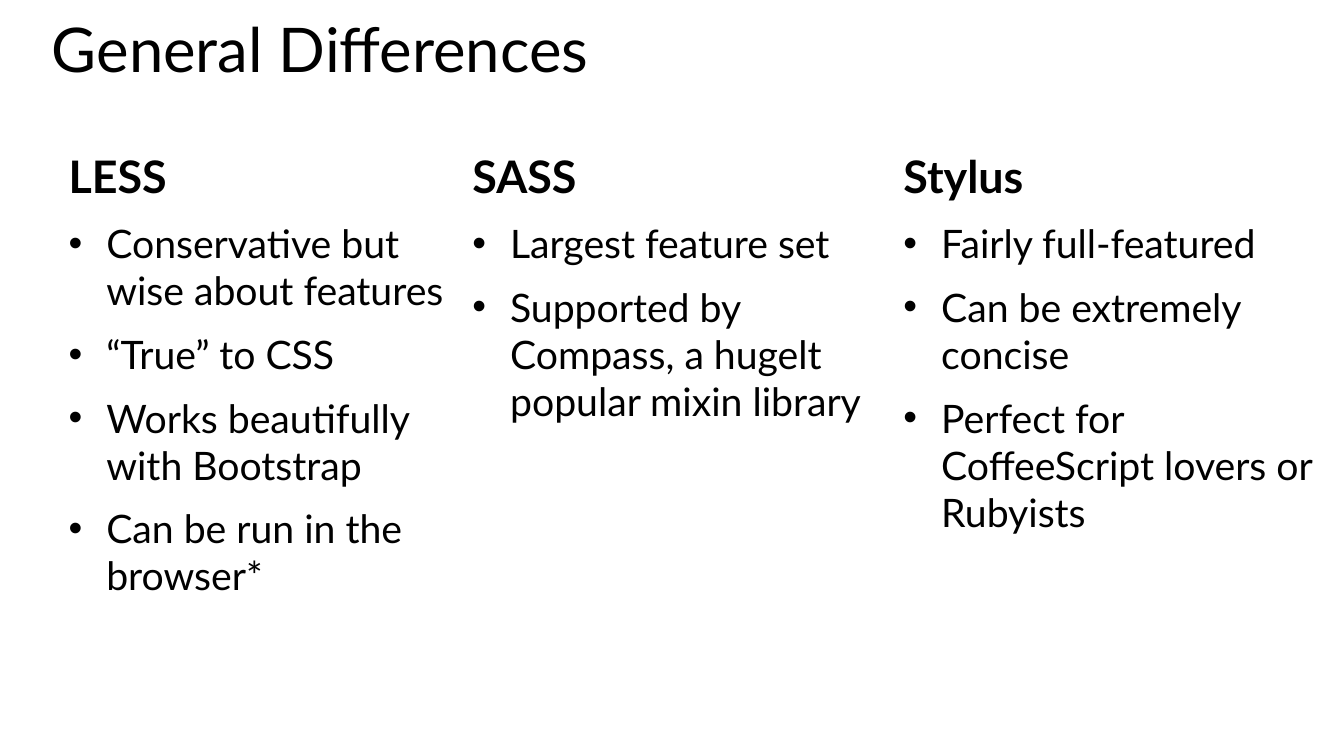
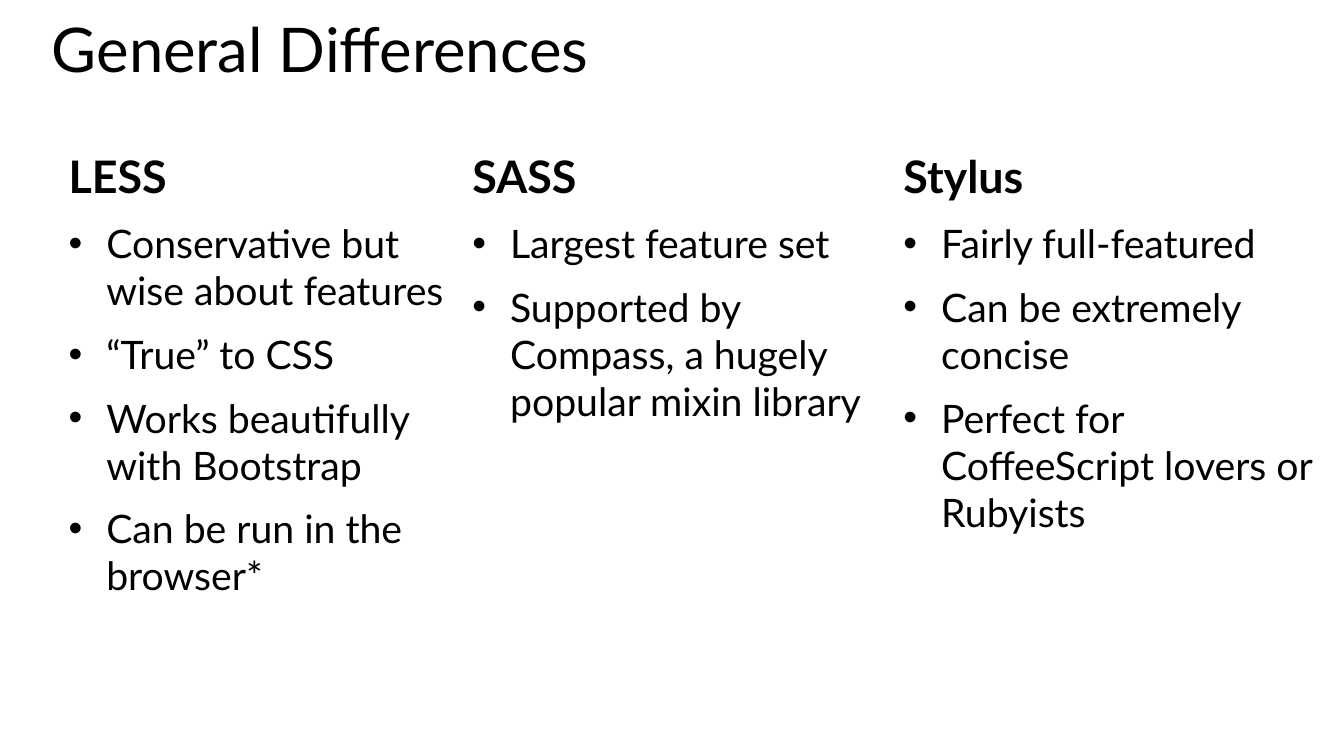
Before and after one commit to CharaD7/CSS-Style, a slide deck: slide 11 of Slides/Module 6.pptx. Drawn at 1344x756 pixels with LibreOffice and Linux fonts; fonts in the diff are those of the drawing. Boxes give left, top, right and bottom in pixels: in the first picture for what was removed or moved away, otherwise in the second. Text is boxed around its words. In the diff, an @@ line names an element or a change of style, - is before the commit and + after.

```diff
--- a/Slides/Module 6.pptx
+++ b/Slides/Module 6.pptx
@@ text at <box>510,293,861,423</box>: text changed @@
-• Supported by Compass, a hugelt popular mixin library
+• Supported by Compass, a hugely popular mixin library
```
Also in this commit, not shown: 7 other files.
